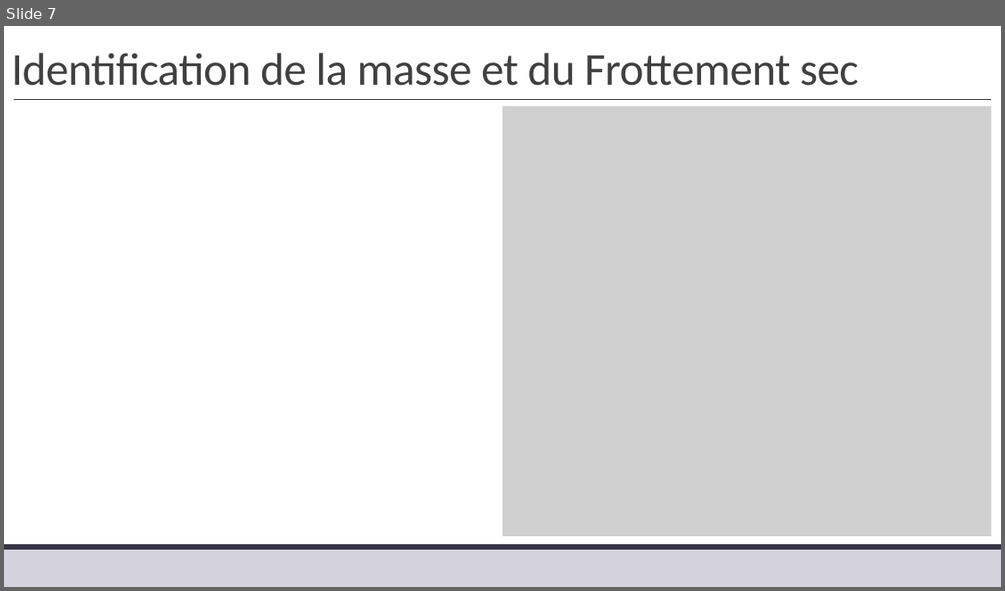
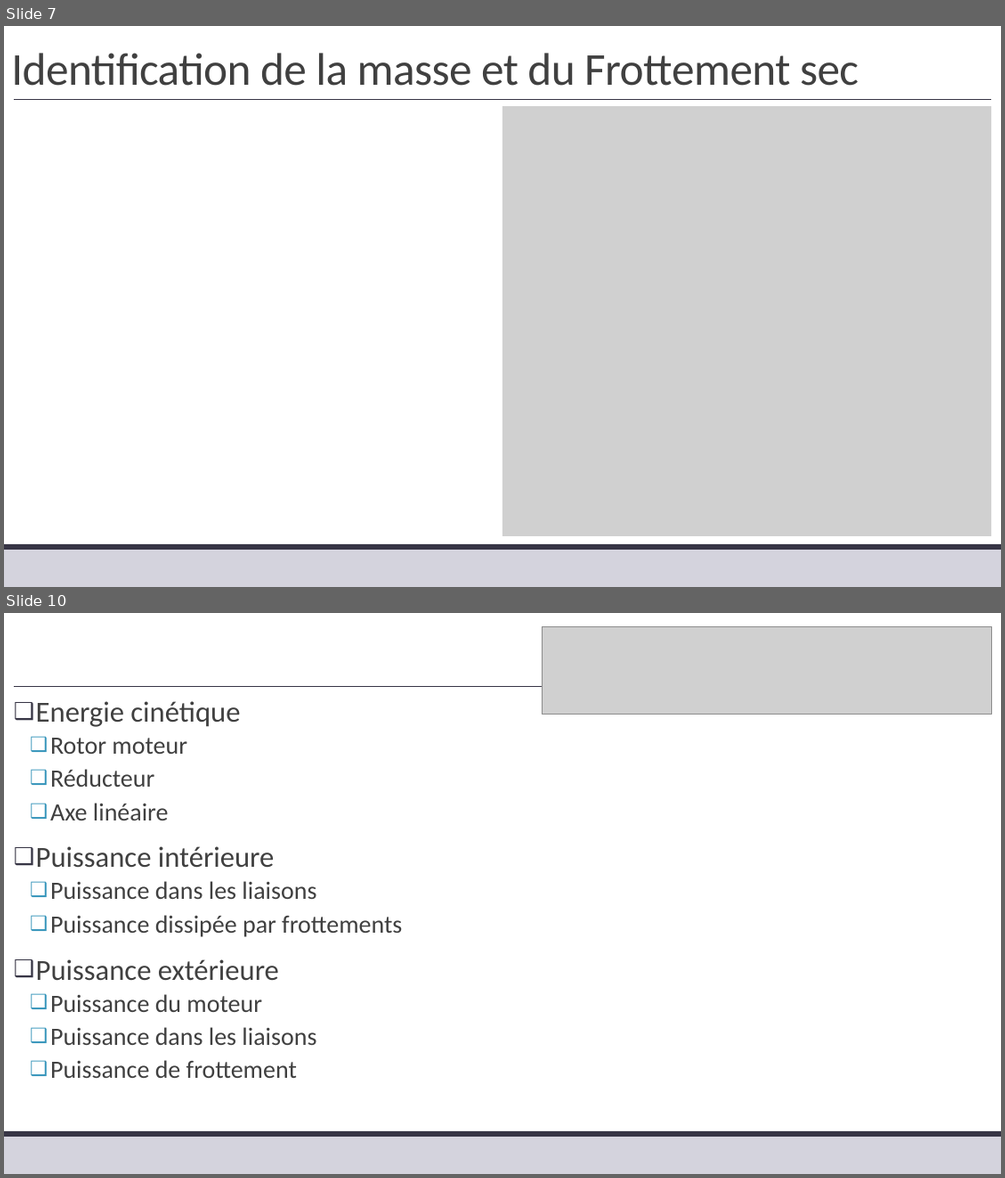
Before and after one commit to xpessoles/TP_Corriges, a slide deck: 04_Comax/04_Comax_Corrige.pptx. Shown one above the other, each under a label of ours: slide 7 before the commit, slides 7 and 10 after it; the slides between them are not shown. The pictures are 1005x591 and 1005x1178 pixels, drawn with LibreOffice and Linux fonts; fonts in the diff are those of the drawing; grey boxes stand for pictures. Boxes give left, top, right and bottom in pixels: in the first picture for what was removed or moved away, otherwise in the second. Text is boxed around its words. In the diff, an @@ line names an element or a change of style, - is before the commit and + after.

```diff
--- a/04_Comax/04_Comax_Corrige.pptx
+++ b/04_Comax/04_Comax_Corrige.pptx
@@ slide 10 added at bbox=[4, 613, 1001, 1174], background #FFFFFF; not listed: 3 template elements that a slide beside it also shows @@
@@ picture added at bbox=[542, 627, 991, 714] @@
@@ text added at bbox=[36, 701, 402, 1078], 24 pt, text #404040 @@
+❑ Energie cinétique
+  ❑ Rotor moteur
+  ❑ Réducteur
+  ❑ Axe linéaire
+❑ Puissance intérieure
+  ❑ Puissance dans les liaisons
+  ❑ Puissance dissipée par frottements
+❑ Puissance extérieure
+  ❑ Puissance du moteur
+  ❑ Puissance dans les liaisons
+  ❑ Puissance de frottement
```
Also in this commit, not shown: 2 other slides added.
